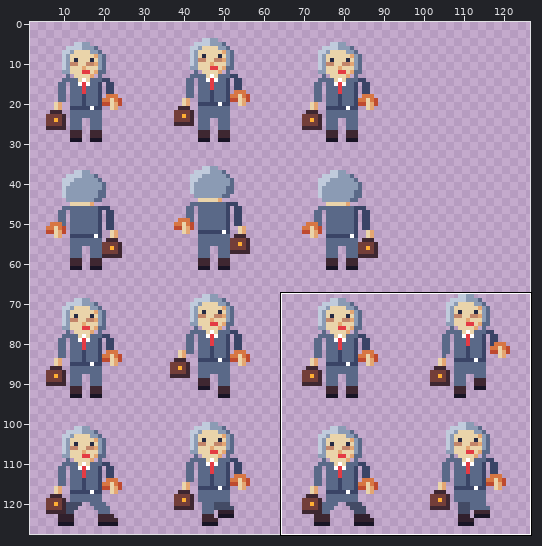
Pixel-art file, stored at assets/textures/characters/sovittelija_naaras_32.aseprite. The picture above shows the old version from afar; the outline marks the close-up.
Close-up. Before the commit:
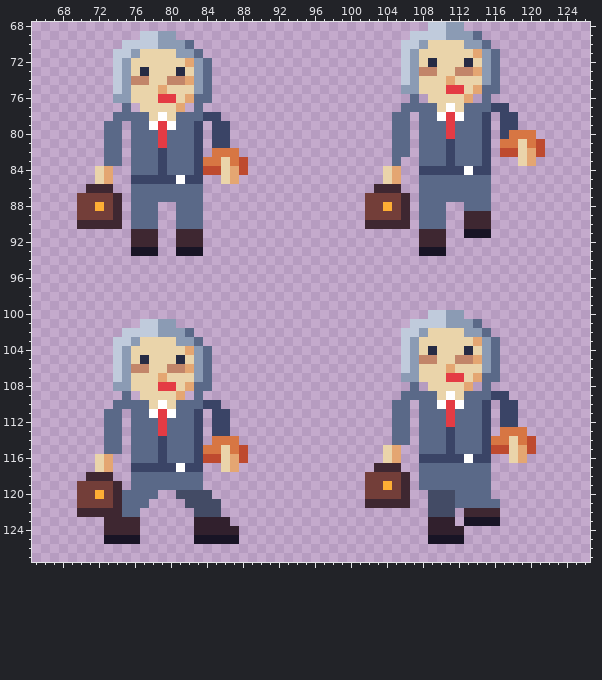
128x128 pixels, 1 frame. Shown: x 65..126, y 68..127. The wide view leaves out empty margins. The commit also changed other parts of the picture, which this record leaves out.
After:
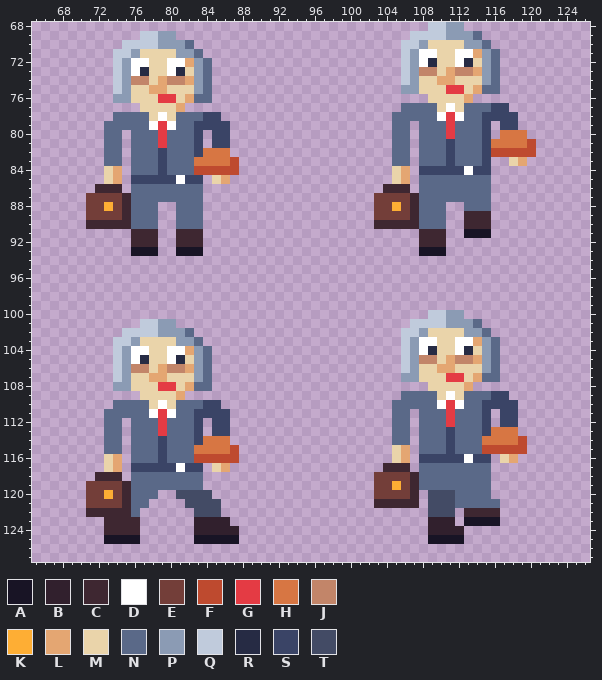
Palette (. is transparent): A #181425  B #31202d  C #3e2731  D #ffffff  E #733e39  F #be4a2f  G #e43b44  H #d77643  J #c28569  K #feae34  L #e4a672  M #ead4aa  N #5a6988  P #8b9bb4  Q #c0cbdc  R #262b44  S #3a4466  T #434b65
Changes in this commit:
@@ x 65..126 @@
  70 ..........QQQQPPPN.......................QQPMMMMPPN...........
- 71 .........QQPMMMMPPN......................QPMMMMMMLPN..........
- 72 .........QPMMMMMMLPN.....................QPMRMMMRMPN..........
- 73 .........QPMRMMMRMPN.....................QPJJMMJJLPN..........
- 74 .........QPJJMMJJLPN.....................QPMMMLMMMPN..........
- 75 .........QPMMMLMMMPN.....................PPMMMGGMLNN..........
- 76 .........PPMMMGGMLNN......................N.MMMML.N...........
- 77 ..........N.MMMML.N......................NNNNMDMNNNSS.........
- 78 .........NNNNMDMNNNSS...................NN.NNDGDNNS.SS........
- 79 ........NN.NNDGDNNS.SS..................NN.NNNGNNNS.SS........
- 80 ........NN.NNNGNNNS.SS..................NN.NNNGNNNS.SHHH......
- 81 ........NN.NNNGNNNS.SS..................NN.NNNSNNNS.HHMHF.....
- 82 ........NN.NNNSNNNS.HHH.................NN.NNNSNNNS.FFMLF.....
- 83 ........NN.NNNSNNNSHHMHF................N..NNNSNNNS...ML......
- 84 .......ML..NNNSNNNSFFMLF...............ML..SSSSSDSS...........
- 85 .......ML..SSSSSDSS..ML................ML..NNNNNNNN...........
- 86 ......CCC..NNNNNNNN...................CCC..NNNNNNNN...........
- 87 .....EEEEC.NNNNNNNN..................EEEEC.NNNNNNNN...........
- 88 .....EEKEC.NNN..NNN..................EEKEC.NNN..NNN...........
- 89 .....EEEEC.NNN..NNN..................EEEEC.NNN..CCC...........
- 90 .....CCCCC.NNN..NNN..................CCCCC.NNN..CCC...........
+ 71 .........QQPMMMMPPN......................QPDDMMDDLPN..........
+ 72 .........QPDDMMDDLPN.....................QPDRMMDRMPN..........
+ 73 .........QPDRMMDRMPN.....................QPJJMLJJLPN..........
+ 74 .........QPJJMLJJLPN.....................QPMMLLMMMPN..........
+ 75 .........QPMMLLMMMPN.....................PPMMMGGMLNN..........
+ 76 .........PPMMMGGMLNN........................MMMML.............
+ 77 ............MMMML........................NNNNMDMNNNSS.........
+ 78 .........NNNNMDMNNNSS...................NNNNNDGDNNSSSS........
+ 79 ........NNNNNDGDNNSSSS..................NN.NNNGNNNS.SS........
+ 80 ........NN.NNNGNNNS.SS..................NN.NNNGNNNS.HHH.......
+ 81 ........NN.NNNGNNNS.SS..................NN.NNNSNNNSHHHHF......
+ 82 ........NN.NNNSNNNSHHH..................NN.NNNSNNNSFFFFF......
+ 83 ........NN.NNNSNNNHHHHF.................NN.NNNSNNNS..ML.......
+ 84 ........ML.NNNSNNNFFFFF.................ML.SSSSSDSS...........
+ 85 ........ML.SSSSSDSS.ML..................ML.NNNNNNNN...........
+ 86 .......CCC.NNNNNNNN....................CCC.NNNNNNNN...........
+ 87 ......EEEECNNNNNNNN...................EEEECNNNNNNNN...........
+ 88 ......EEKECNNN..NNN...................EEKECNNN..NNN...........
+ 89 ......EEEECNNN..NNN...................EEEECNNN..CCC...........
+ 90 ......CCCCCNNN..NNN...................CCCCCNNN..CCC...........
  91 ...........CCC..CCC........................CCC..AAA...........
@@ x 65..126 @@
 102 ..........QQQQPPPN.......................QQPMMMMPPN...........
-103 .........QQPMMMMPPN......................QPMMMMMMLPN..........
-104 .........QPMMMMMMLPN.....................QPMRMMMRMPN..........
-105 .........QPMRMMMRMPN.....................QPJJMMJJLPN..........
-106 .........QPJJMMJJLPN.....................QPMMMLMMMPN..........
-107 .........QPMMMLMMMPN.....................PPMMMGGMLNN..........
-108 .........PPMMMGGMLNN......................N.MMMML.N...........
-109 ..........N.MMMML.N......................NNNNMDMNNNSS.........
-110 .........NNNNMDMNNNSS...................NN.NNDGDNNS.SS........
-111 ........NN.NNDGDNNS.SS..................NN.NNNGNNNS.SS........
+103 .........QQPMMMMPPN......................QPDDMMDDLPN..........
+104 .........QPDDMMDDLPN.....................QPDRMMDRMPN..........
+105 .........QPDRMMDRMPN.....................QPJJMLJJLPN..........
+106 .........QPJJMLJJLPN.....................QPMMLLMMMPN..........
+107 .........QPMMLLMMMPN.....................PPMMMGGMLNN..........
+108 .........PPMMMGGMLNN........................MMMML.............
+109 ............MMMML........................NNNNMDMNNNSS.........
+110 .........NNNNMDMNNNSS...................NNNNNDGDNNSSSS........
+111 ........NNNNNDGDNNSSSS..................NN.NNNGNNNS.SS........
 112 ........NN.NNNGNNNS.SS..................NN.NNNGNNNS.SS........
-113 ........NN.NNNGNNNS.SS..................NN.NNNSNNNS.HHH.......
-114 ........NN.NNNSNNNS.HHH.................NN.NNNSNNNSHHMHF......
-115 ........NN.NNNSNNNSHHMHF...............ML..NNNSNNNSFFMLF......
-116 .......ML..NNNSNNNSFFMLF...............ML..SSSSSDSS..ML.......
-117 .......ML..SSSSSDSS..ML...............CCC..NNNNNNNN...........
-118 ......CCC..NNNNNNNN..................EEEEC.NNNNNNNN...........
-119 .....EEEEC.NNNNNNNN..................EEKEC.NNNNNNNN...........
-120 .....EEKECNNNN..TTTT.................EEEEC..TTTNNNN...........
-121 .....EEEECNNN....TTTT................CCCCC..TTTNNNNN..........
-122 .....CCCCCNN......TTT.......................TTT.CCCC..........
+113 ........NN.NNNGNNNS.SS..................NN.NNNSNNNSHHH........
+114 ........NN.NNNSNNNSHHH..................NN.NNNSNNNHHHHF.......
+115 ........NN.NNNSNNNHHHHF.................ML.NNNSNNNFFFFF.......
+116 ........ML.NNNSNNNFFFFF.................ML.SSSSSDSS.ML........
+117 ........ML.SSSSSDSS.ML.................CCC.NNNNNNNN...........
+118 .......CCC.NNNNNNNN...................EEEECNNNNNNNN...........
+119 ......EEEECNNNNNNNN...................EEKECNNNNNNNN...........
+120 ......EEKECNNN..TTTT..................EEEEC.TTTNNNN...........
+121 ......EEEECNN....TTTT.................CCCCC.TTTNNNNN..........
+122 ......CCCCCN......TTT.......................TTT.CCCC..........
 123 ........CCCC......BBBB......................BBB.AAAA..........
Changed places in both close-ups, as pixel boxes (x1, y1, x2, y2):
changed: (365, 49, 545, 229)
changed: (122, 58, 185, 130)
changed: (194, 103, 248, 184)
changed: (77, 166, 131, 229)
changed: (365, 337, 536, 508)
changed: (77, 346, 248, 517)
